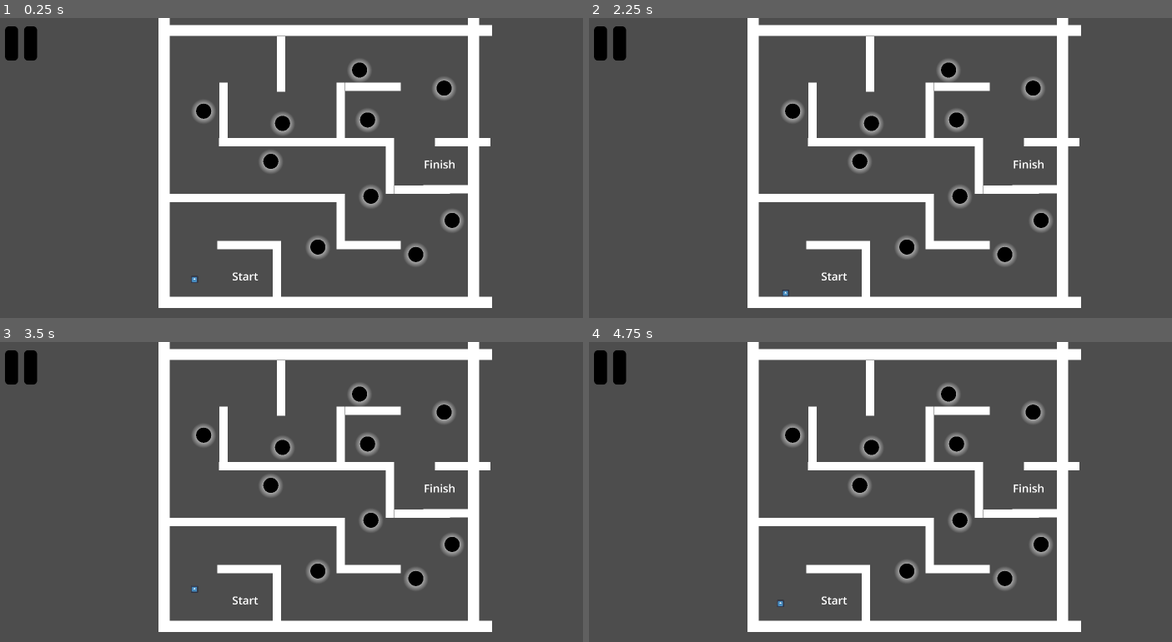
Above: before the commit, frames 1-4 (two rows, left to right).
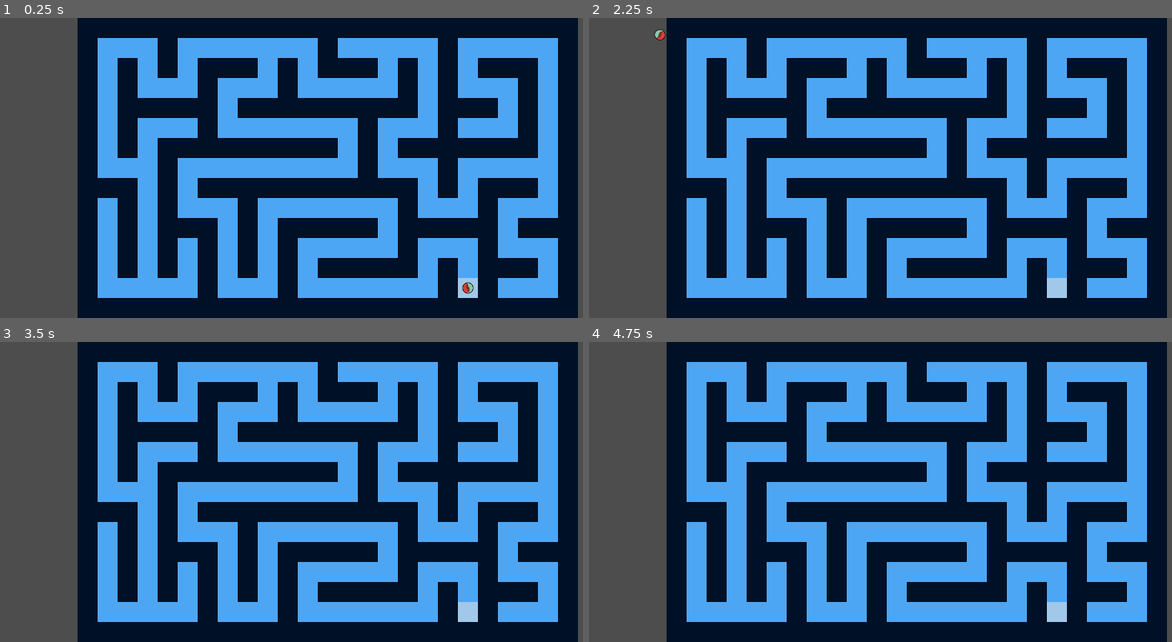
Above: after the commit, the same moments.

Repository: Herovero/GyroMaze
Game: Godot game, scene res://Scenes/gyromazegen.tscn
Same seed, same stepped clock (60 frames per second), same inputs: the game is played once before the commit and once after it. Before the commit the project starts from res://Scenes/main.tscn. The engine's default icon, where the game draws it, is replaced by a stand-in: a white triangle on a blue panel in a dark square.
Inputs (mouse positions are in pixels of both pictures, inside the frame that each line leads up to):
- Up to frame 1 (0.25 s): no input
- Up to frame 2 (2.25 s): tap Enter (ui_accept) at 0.5, 0.77, 1.25, 1.52 s; move the mouse to (1061, 153) at 0.52 s; hold Right (ui_right) 0.53-1.28 s; click (1061, 153) at 0.67 s; move the mouse to (781, 183) at 1.27 s; hold Down (ui_down) 1.28-2.03 s; move the mouse to (979, 102) at 2.02 s; hold Right (ui_right) from 2.03 s (still down)
- Up to frame 3 (3.5 s): move the mouse to (291, 552) at 2.77 s; release Right (ui_right) at 2.78 s; hold Up (ui_up) from 2.78 s (still down); click (291, 552) at 2.92 s; tap Enter (ui_accept) at 3.02 s
- Up to frame 4 (4.75 s): move the mouse to (1113, 537) at 3.52 s; release Up (ui_up) at 3.53 s; hold Left (ui_left) from 3.53 s (still down); tap Enter (ui_accept) at 3.77, 4.52 s; move the mouse to (711, 447) at 4.27 s

The runs differ from the first frame. In frame 1, 86% of the frame differs, in the area x 0-100%, y 0-100%; in frame 2, 86%; in frame 3, 86%; in frame 4, 86%.

Commit message:
Changed placeholder asset to marble and added rotation

Diff:
--- a/Scenes/player.tscn
+++ b/Scenes/player.tscn
@@ -1,17 +1,25 @@
-[gd_scene load_steps=4 format=3 uid="uid://b7xfpi740plyc"]
+[gd_scene load_steps=6 format=3 uid="uid://b7xfpi740plyc"]
 
 [ext_resource type="Script" uid="uid://dwrvym4tpnud0" path="res://Scripts/player.gd" id="1_8od7v"]
-[ext_resource type="Texture2D" uid="uid://b3tfysm02hjvn" path="res://icon.svg" id="2_qc4db"]
+[ext_resource type="Shader" uid="uid://cwc6kaldw2g8r" path="res://Shaders/marble.gdshader" id="2_6t5aa"]
+[ext_resource type="Texture2D" uid="uid://b20bqmrfmhjpm" path="res://Assets/marbles/marble.png" id="2_cvnsp"]
 
-[sub_resource type="RectangleShape2D" id="RectangleShape2D_ys1qc"]
-size = Vector2(64, 64)
+[sub_resource type="ShaderMaterial" id="ShaderMaterial_vgqql"]
+shader = ExtResource("2_6t5aa")
+shader_parameter/roll_offset = Vector2(0, 0)
+shader_parameter/roll_scale = 0.005
+
+[sub_resource type="CircleShape2D" id="CircleShape2D_6t5aa"]
+radius = 40.012497
 
 [node name="CharacterBody2D" type="RigidBody2D" groups=["Player"]]
 script = ExtResource("1_8od7v")
 
 [node name="Sprite2D" type="Sprite2D" parent="."]
-scale = Vector2(0.5, 0.5)
-texture = ExtResource("2_qc4db")
+texture_repeat = 2
+material = SubResource("ShaderMaterial_vgqql")
+scale = Vector2(0.1, 0.1)
+texture = ExtResource("2_cvnsp")
 
 [node name="CollisionShape2D" type="CollisionShape2D" parent="."]
-shape = SubResource("RectangleShape2D_ys1qc")
+shape = SubResource("CircleShape2D_6t5aa")
--- a/Scripts/player.gd
+++ b/Scripts/player.gd
@@ -3,12 +3,18 @@
 @onready var sprite_2d: Sprite2D = $Sprite2D
 
 @export var tilt_strength: float = 5000.0
+@export var spin_speed: float = 0.03 # Controls how fast the visual spin is
 
 var should_reset = false
 
+# Keeps track of the total distance traveled
+var rolled_accumulator = Vector2.ZERO
+
+var shader_material: ShaderMaterial
+
 # Called when the node enters the scene tree for the first time.
 func _ready():
-	pass # Replace with function body.
+	shader_material = sprite_2d.material as ShaderMaterial
 
 # Called every frame. 'delta' is the elapsed time since the previous frame.
 func _process(delta):
@@ -23,6 +29,37 @@
 
 	var force = input_direction * tilt_strength
 	apply_central_force(force)
+
+	# The easy way
+	rotate_marble_visuals(delta)
+
+	# The hard way
+	#update_rolling_shader(delta)
+
+func update_rolling_shader(delta):
+	# 1. Add the distance moved this frame to our total counter.
+	# (Velocity = pixels per second. * delta = pixels moved this frame).
+	rolled_accumulator += linear_velocity * delta
+
+	# 2. Send this total distance to the shader
+	if shader_material:
+		shader_material.set_shader_parameter("roll_offset", rolled_accumulator)
+
+func rotate_marble_visuals(delta):
+	# 1. Get horizontal movement (Right = Clockwise, Left = Counter-Clockwise)
+	var x_spin = linear_velocity.x
+
+	# 2. Get vertical movement
+	# Up (-Y) -> Right Spin (+Rot)
+	# Down (+Y) -> Left Spin (-Rot)
+	var y_spin = -linear_velocity.y
+
+	# 3. Combine them
+	# If moving diagonally, these might cancel out slightly, but that actually
+	# looks okay (it implies sliding).
+	var total_spin = (x_spin + y_spin) * spin_speed * delta
+
+	sprite_2d.rotation += total_spin
 
 func _input(event):
 	if event is InputEventScreenTouch and event.pressed:
@@ -44,5 +81,8 @@
 		state.linear_velocity = Vector2.ZERO
 		state.angular_velocity = 0
 
+		# Reset the visual rolling counter
+		rolled_accumulator = Vector2.ZERO
+
 		# Turn the flag off so we don't get stuck at (0,0)
 		should_reset = false
--- /dev/null
+++ b/Shaders/marble.gdshader
@@ -0,0 +1,22 @@
+shader_type canvas_item;
+
+// This variable will be updated by our GDScript every frame
+uniform vec2 roll_offset = vec2(0.0, 0.0);
+
+// Adjust this to make the rolling look faster or slower physically
+uniform float roll_scale = 0.005;
+
+void fragment() {
+	// 1. Start with standard UV coordinates (0.0 to 1.0)
+	vec2 new_uv = UV;
+
+	// 2. Add the offset based on how far the marble has moved.
+	// We multiply by roll_scale to tune the look.
+	// The X movement shifts the U coordinate.
+	// The Y movement shifts the V coordinate (negative because Y is down in 2D).
+	new_uv.x += roll_offset.x * roll_scale;
+	new_uv.y -= roll_offset.y * roll_scale;
+
+	// 3. Apply the texture using these new, shifted coordinates
+	COLOR = texture(TEXTURE, new_uv);
+}
--- a/project.godot
+++ b/project.godot
@@ -11,7 +11,7 @@
 [application]
 
 config/name="TiltMaze"
-run/main_scene="uid://d2m5xmblwajxw"
+run/main_scene="uid://cpv02exs4ywq1"
 config/features=PackedStringArray("4.5", "Mobile")
 config/icon="res://icon.svg"
 
Binary file added: Assets/marbles/marble.png
Not shown, added: Assets/marbles/marble.png.import
Not shown, added: Shaders/marble.gdshader.uid
